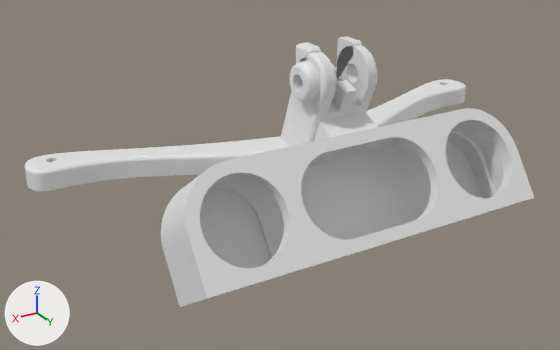
Renders of the Blender file Headset/Pimax Crystal/Vive Facial Tracker & Leap motion 2 mount/model.blend from each side of a commit.
Camera for both pictures: a camera (50 mm lens) standing at (100.1, 148.5, 72.5) and looking at (10.4, -1.0, -2.2). Arrows for +X, +Y and +Z are at lower left; the lights stay in place.

Names of what the first picture shows: 'Leap motion controller', 'vivetrackermount_v1_v5'.
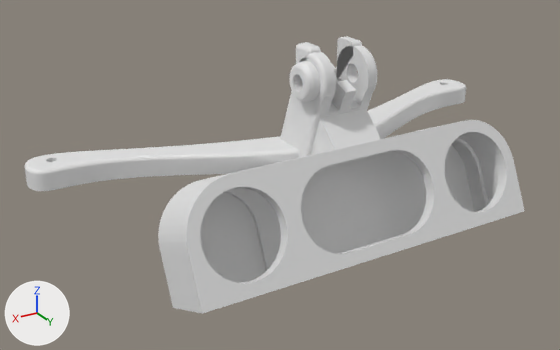
Commit message: Tweaked rotation of leap motion controller

Pixel boxes (x1, y1, x2, y2) of what changed, in the pictures (560 x 350 px):
'Leap motion controller', moved, turned: before (161, 108, 535, 307); after (158, 109, 525, 314)

The edits, one by one:
Object 'Leap motion controller' (ob_leap_motion_controller) moves from (0.0, 12.8, -5.4) to (0.0, 11.4, -7.3).
Object 'Leap motion controller' (ob_leap_motion_controller) turns from (-125, 0, -180) to (-115, 0, -180) degrees about x, y and z.
